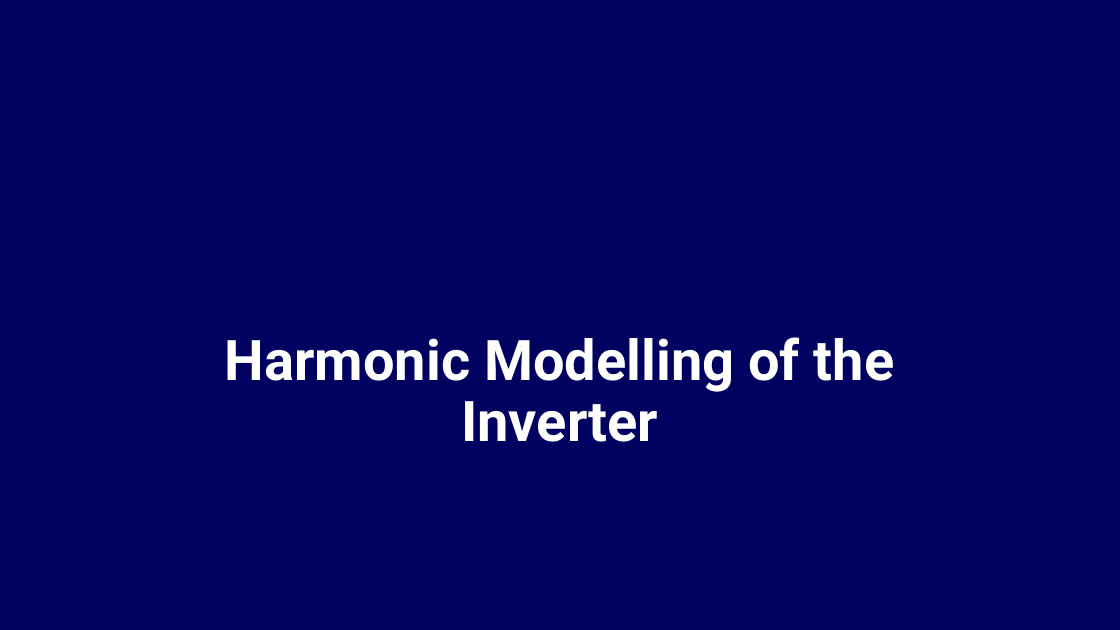
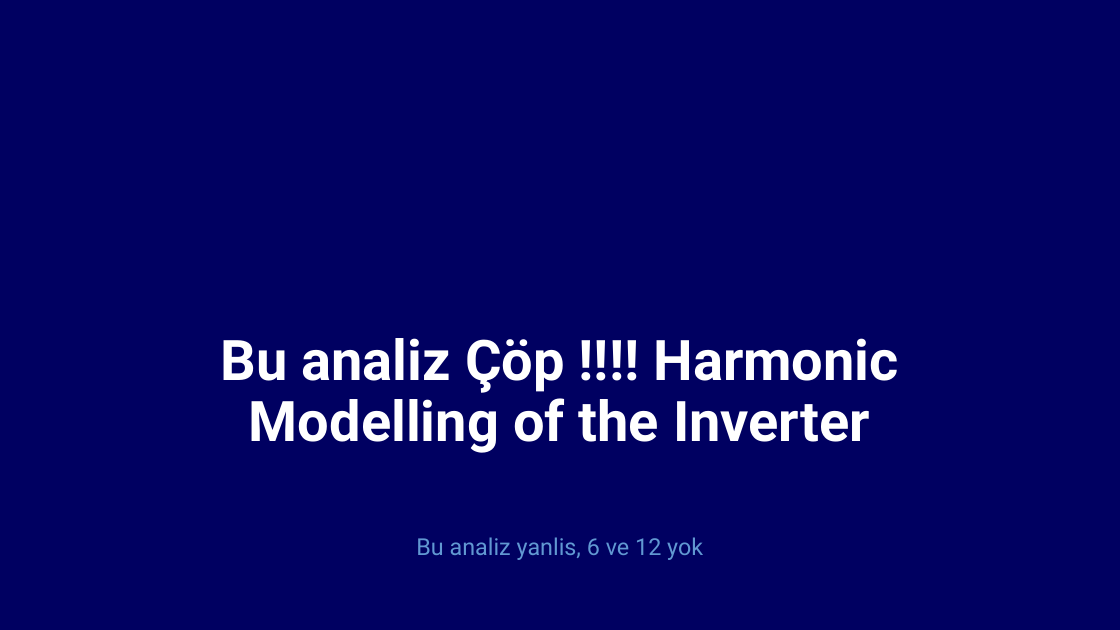
Before and after one commit to EnesAyaz/KTH, a slide deck: slide 1 of Weekly-Reports/HarmonicModellingInverter-Scania-2024.12.17.pptx. Drawn at 1120x630 pixels with LibreOffice and Linux fonts; fonts in the diff are those of the drawing; background and template pictures are left out. Boxes give left, top, right and bottom in pixels: in the first picture for what was removed or moved away, otherwise in the second. Text is boxed around its words. In the diff, an @@ line names an element or a change of style, - is before the commit and + after.

```diff
--- a/Weekly-Reports/HarmonicModellingInverter-Scania-2024.12.17.pptx
+++ b/Weekly-Reports/HarmonicModellingInverter-Scania-2024.12.17.pptx
@@ title at bbox=[220, 338, 898, 453]: text changed @@
-Harmonic Modelling of the Inverter
+Bu analiz Çöp !!!! Harmonic Modelling of the Inverter
@@ subtitle added at bbox=[416, 537, 703, 560], 20 pt, text #6198D2 @@
+Bu analiz yanlis, 6 ve 12 yok
```
Also in this commit, not shown: 1 other slide changed, 55 other files.
